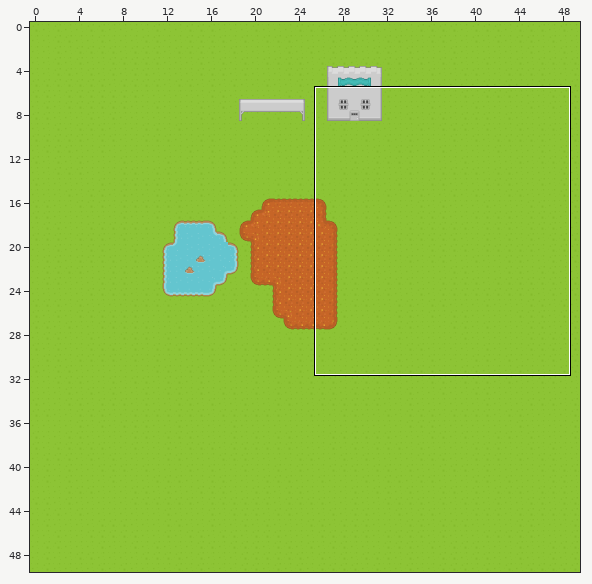
A Tiled map (JSON) gets an edit: client/maps/untitled.json. The first picture is a wide view before the edit; the outline marks the close-up.
Close-up. Before:
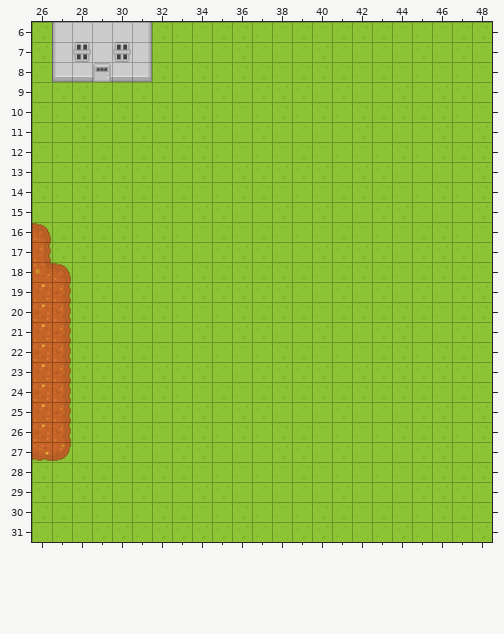
Cells are 64x64 px. Shown: x 26..48, y 6..31. The commit also changed other parts of the map, which this record leaves out.
After the commit:
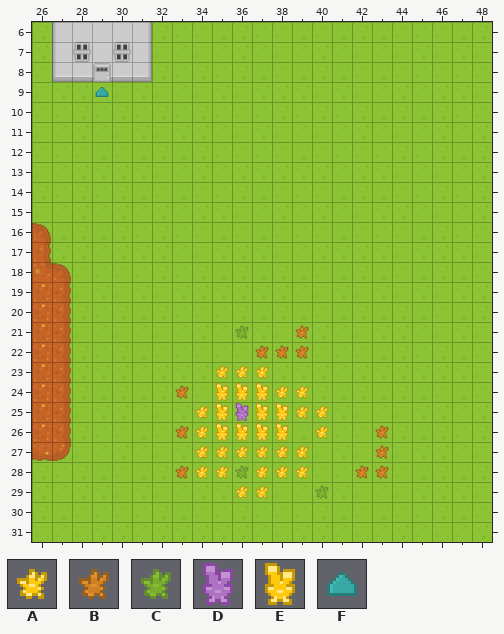
Key: from "roguelikeSheet_transparent": A 1606, B 1607, C 1608, D 1673, E 1674, F 2104.
_ is an empty cell.
The edit:
Layer "Deco0":
y 9: x 29 _ -> F
y 21: x 36 _ -> C; x 39 _ -> B
y 22: x 37..39 ___ -> BBB
y 23: x 35..37 ___ -> AAA
y 24: x 33 _ -> B; x 35..39 _____ -> EEEAA
y 25: x 34..40 _______ -> AEDEEAA
y 26: x 33..38 ______ -> BAEEEE; x 40 _ -> A; x 43 _ -> B
y 27: x 34..39 ______ -> AAAAAA; x 43 _ -> B
y 28: x 33..39 _______ -> BAACAAA; x 42..43 __ -> BB
y 29: x 36..37 __ -> AA; x 40 _ -> C
Pixel boxes of the changes (left, top, right, bottom) in both close-ups:
added: (95, 87, 109, 97)
added: (175, 325, 329, 499)
added: (355, 425, 389, 479)
